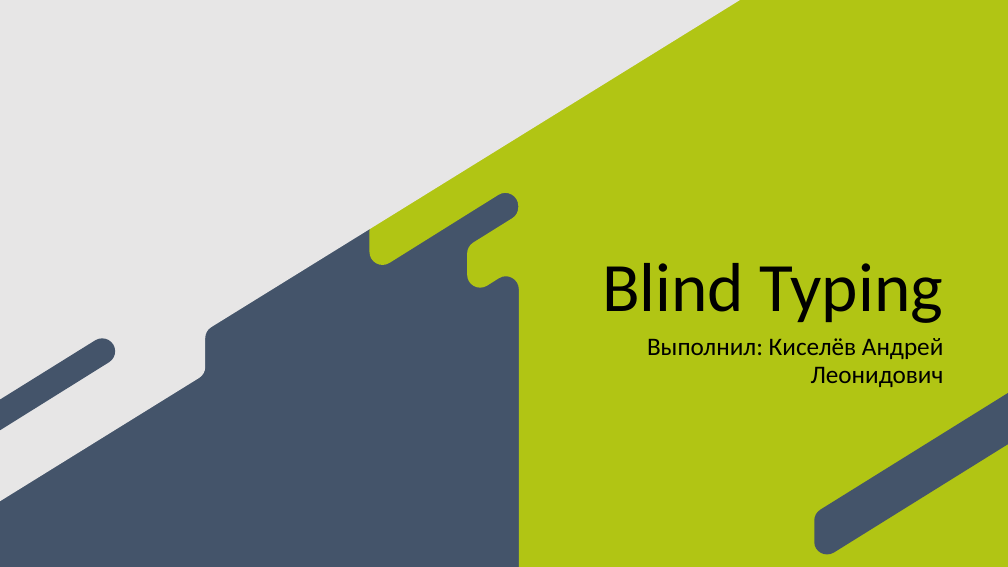
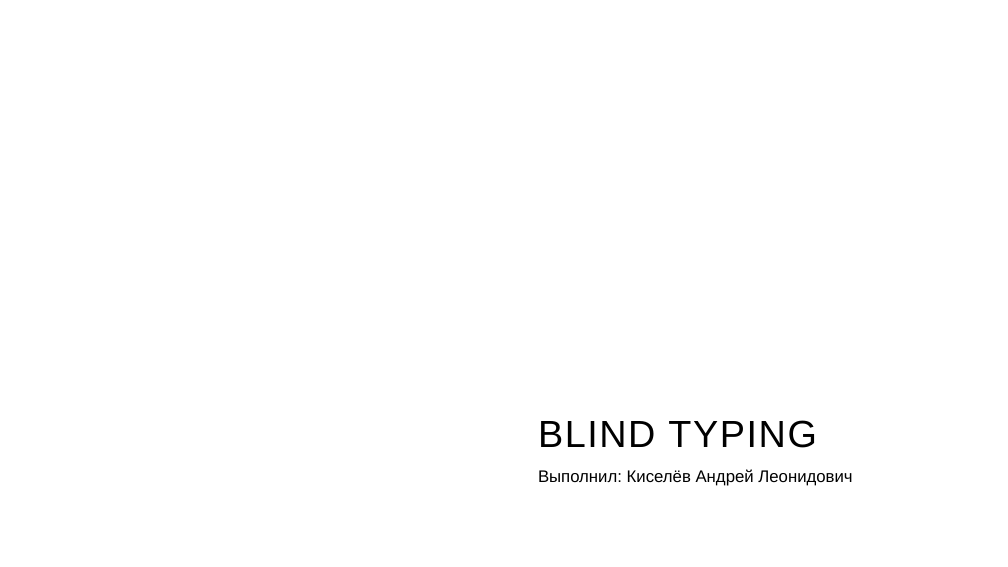
Before and after one commit to kblc9l/pythonProject, a slide deck: slide 1 of blidingtype/Blind Typing.pptx. Drawn at 1008x567 pixels with LibreOffice and Linux fonts; fonts in the diff are those of the drawing; background and template pictures are left out. Boxes give left, top, right and bottom in pixels: in the first picture for what was removed or moved away, otherwise in the second. Text is boxed around its words. In the diff, an @@ line names an element or a change of style, - is before the commit and + after.

```diff
--- a/blidingtype/Blind Typing.pptx
+++ b/blidingtype/Blind Typing.pptx
@@ rectangle removed at box(0, 0, 1008, 567) @@
@@ freeform shape removed at box(0, 0, 740, 501) @@
@@ freeform shape removed at box(370, 0, 1008, 567) @@
@@ freeform shape removed at box(0, 339, 115, 430) @@
@@ freeform shape removed at box(814, 393, 1008, 555) @@
@@ title at box(538, 420, 816, 448): text changed; size 66 to 36 pt; font Calibri to Arial @@
-Blind Typing
+BLIND TYPING
@@ subtitle "Выполнил: Киселёв Андрей Леонидович": place and size @@
-subtitle "Выполнил: Киселёв Андрей Леонидович" at box(647, 338, 944, 387)
+subtitle "Выполнил: Киселёв Андрей Леонидович" at box(538, 469, 852, 486)
@@ subtitle "Выполнил: Киселёв Андрей Леонидович" at box(538, 469, 852, 486): size 24 to 16 pt, font Calibri to Arial; alignment right to left; line spacing 0.9 to 1; less space between paragraphs @@
```
Also in this commit, not shown: 10 slides added, 5 slides removed, 3 other files.
